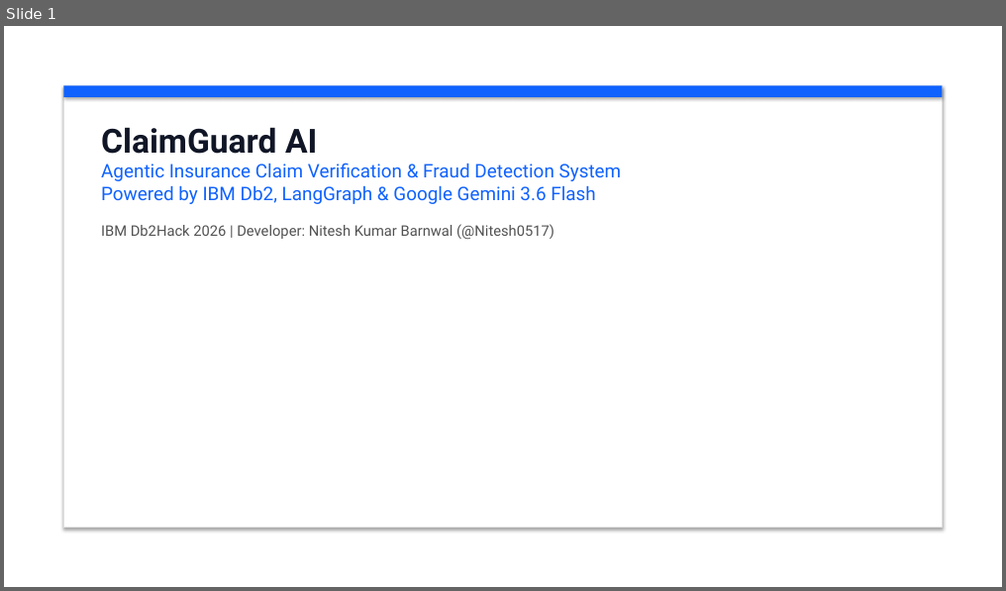
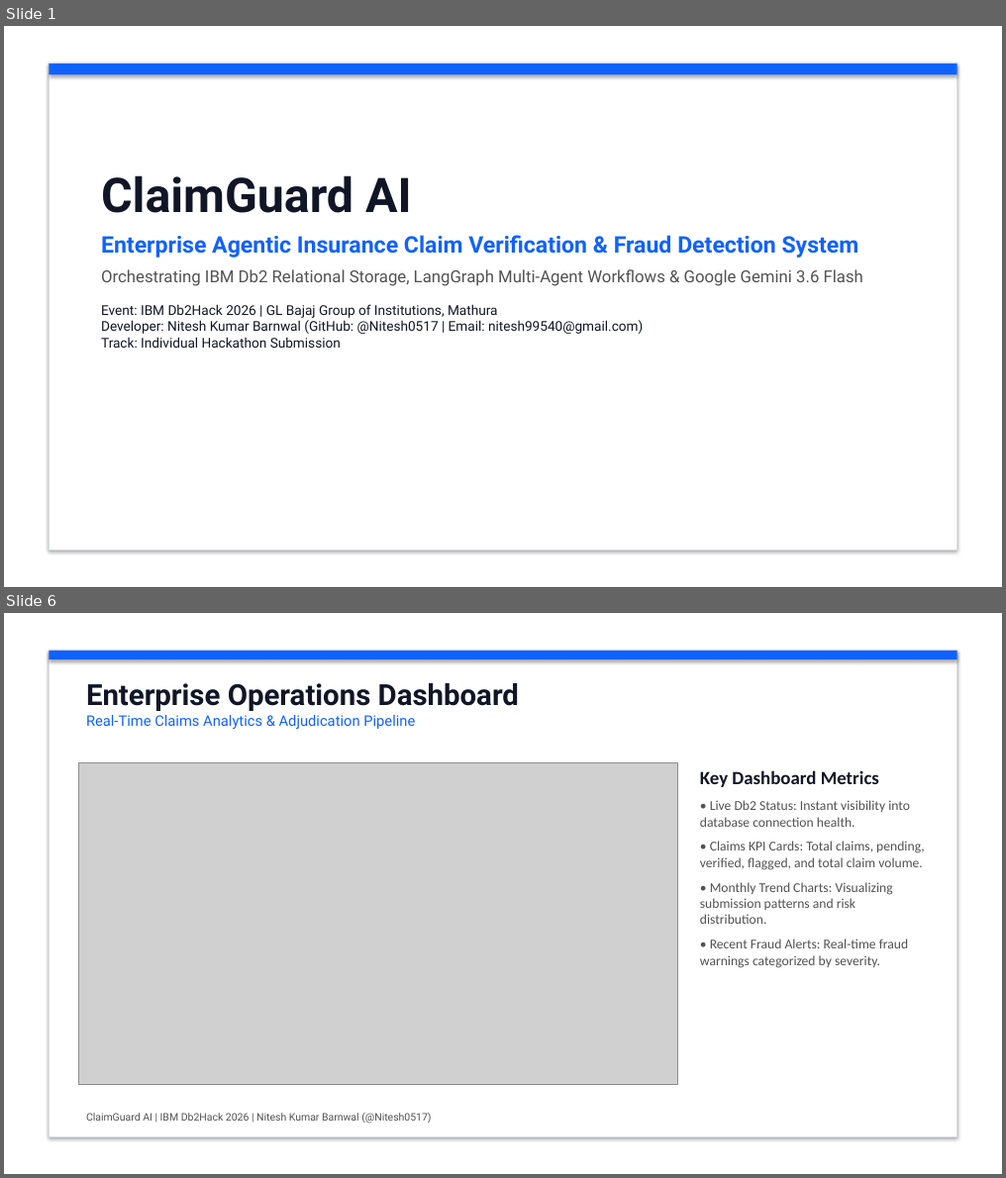
Before and after one commit to KunalGolaIBM/IBM_Db2_TechX_Project_Submission, a slide deck: submissions/claimguard-ai/docs/ClaimGuard_AI_Pitch_Deck.pptx. Shown one above the other, each under a label of ours: slide 1 before the commit, slides 1 and 6 after it; the slides between them are not shown. The pictures are 1006x591 and 1006x1178 pixels, drawn with LibreOffice and Linux fonts; fonts in the diff are those of the drawing; grey boxes stand for pictures. Boxes give left, top, right and bottom in pixels: in the first picture for what was removed or moved away, otherwise in the second. Text is boxed around its words. In the diff, an @@ line names an element or a change of style, - is before the commit and + after.

Commit message:
docs(claimguard-ai): update pitch deck with embedded screenshots and architecture PDF

```diff
--- a/submissions/claimguard-ai/docs/ClaimGuard_AI_Pitch_Deck.pptx
+++ b/submissions/claimguard-ai/docs/ClaimGuard_AI_Pitch_Deck.pptx
@@ slide 6 added at bbox=[4, 613, 1002, 1174], background #FFFFFF @@
@@ rectangle added at bbox=[49, 651, 957, 1137], fill #FFFFFF, outline #DCE0E6 1 pt @@
@@ rectangle added at bbox=[49, 651, 957, 660], fill #0F62FE @@
@@ text added at bbox=[86, 683, 519, 729], 14 pt, text #0F62FE @@
+Enterprise Operations Dashboard
+Real-Time Claims Analytics & Adjudication Pipeline
@@ picture added at bbox=[79, 762, 678, 1084] @@
@@ text added at bbox=[700, 770, 924, 968], 13 pt, text #525252 @@
+Key Dashboard Metrics
+• Live Db2 Status: Instant visibility into database connection health.
+• Claims KPI Cards: Total claims, pending, verified, flagged, and total claim volume.
+• Monthly Trend Charts: Visualizing submission patterns and risk distribution.
+• Recent Fraud Alerts: Real-time fraud warnings categorized by severity.
@@ text added at bbox=[86, 1113, 431, 1124], 10 pt, text #525252 @@
+ClaimGuard AI | IBM Db2Hack 2026 | Nitesh Kumar Barnwal (@Nitesh0517)
@@ slide 1 changed as well @@
@@ rectangle: place and size @@
-rectangle at bbox=[63, 85, 943, 97]
+rectangle at bbox=[49, 64, 957, 75]
@@ rectangle: place and size @@
-rectangle at bbox=[63, 85, 943, 528]
+rectangle at bbox=[49, 64, 957, 550]
@@ rectangle at bbox=[49, 64, 957, 550]: outline #E0E0E0 1 pt to #DCE0E6 0.75 pt @@
@@ text "ClaimGuard AI": place and size @@
-text "ClaimGuard AI" at bbox=[101, 127, 622, 239]
+text "ClaimGuard AI" at bbox=[101, 175, 863, 348]
@@ text at bbox=[101, 175, 412, 213]: size 32 to 46 pt in "ClaimGuard AI" @@
@@ text at bbox=[101, 235, 863, 348]: text changed; size 18 to 13 pt; text colour #0F62FE to #101626 @@
-Agentic Insurance Claim Verification & Fraud Detection System
-Powered by IBM Db2, LangGraph & Google Gemini 3.6 Flash
-IBM Db2Hack 2026 | Developer: Nitesh Kumar Barnwal (@Nitesh0517)
+Enterprise Agentic Insurance Claim Verification & Fraud Detection System
+Orchestrating IBM Db2 Relational Storage, LangGraph Multi-Agent Workflows & Google Gemini 3.6 Flash
+Event: IBM Db2Hack 2026 | GL Bajaj Group of Institutions, Mathura
+Developer: Nitesh Kumar Barnwal (GitHub: @Nitesh0517 | Email: nitesh99540@gmail.com)
+Track: Individual Hackathon Submission
```
Also in this commit, not shown: 2 other slides changed, 6 other slides added, 5 slides removed, 1 other file.
